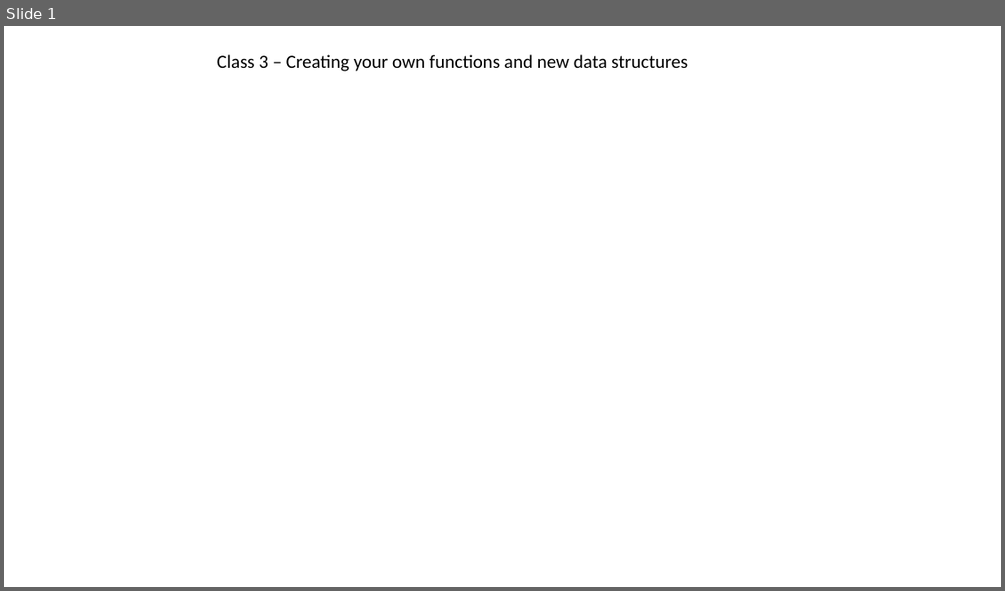
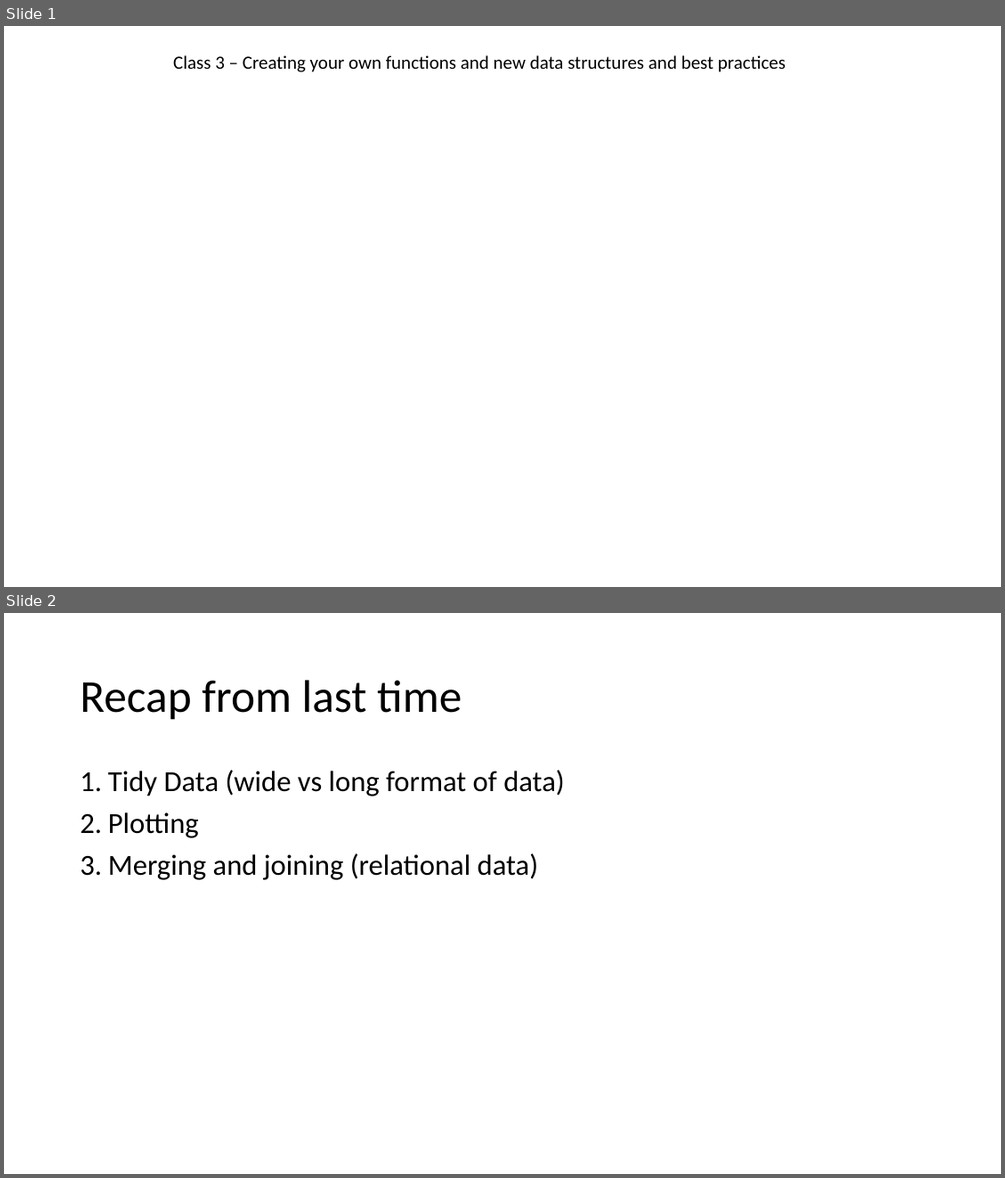
Before and after one commit to jraab/GNET749_RNAseq, a slide deck: lectures/2023_GNET749_Lecture3.pptx. Shown one above the other, each under a label of ours: slide 1 before the commit, slides 1 and 2 after it. The pictures are 1005x591 and 1005x1178 pixels, drawn with LibreOffice and Linux fonts; fonts in the diff are those of the drawing. Boxes give left, top, right and bottom in pixels: in the first picture for what was removed or moved away, otherwise in the second. Text is boxed around its words. In the diff, an @@ line names an element or a change of style, - is before the commit and + after.

```diff
--- a/lectures/2023_GNET749_Lecture3.pptx
+++ b/lectures/2023_GNET749_Lecture3.pptx
@@ slide 2 added at [4,613,1001,1174], background #FFFFFF @@
@@ title added at [80,680,461,720], 44 pt, text #000000 @@
+Recap from last time
@@ text added at [108,770,565,880], 28 pt, text #000000 @@
+1. Tidy Data (wide vs long format of data)
+2. Plotting
+3. Merging and joining (relational data)
@@ slide 1 changed as well @@
@@ text at [173,55,785,72]: text changed @@
-Class 3 – Creating your own functions and new data structures
+Class 3 – Creating your own functions and new data structures and best practices
```
Also in this commit, not shown: 2 other slides changed, 9 other slides added, 1 slide removed.
